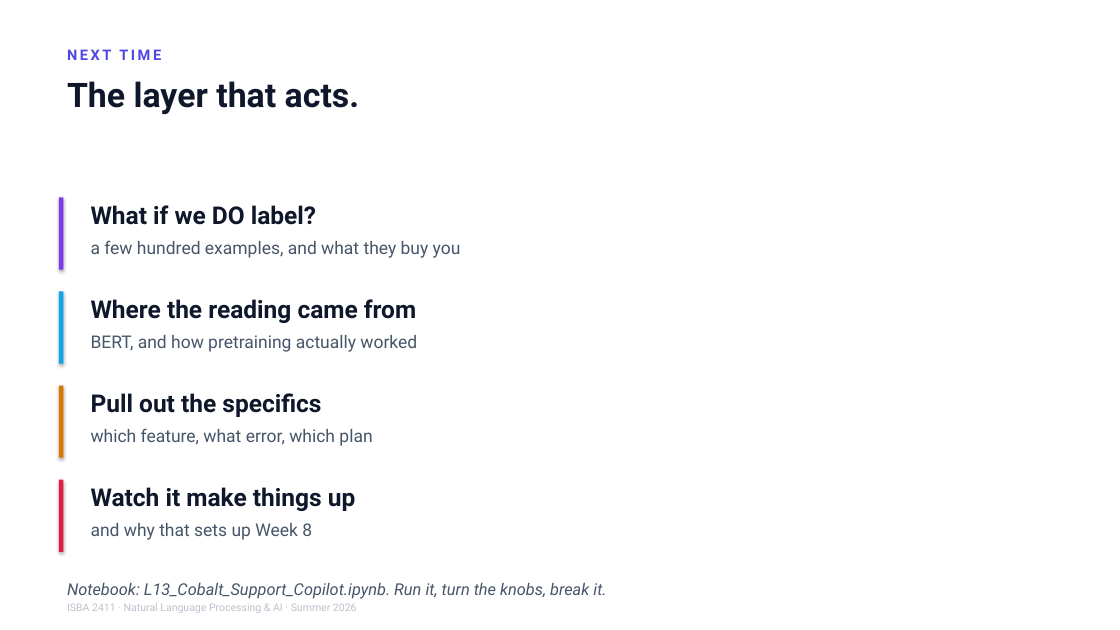
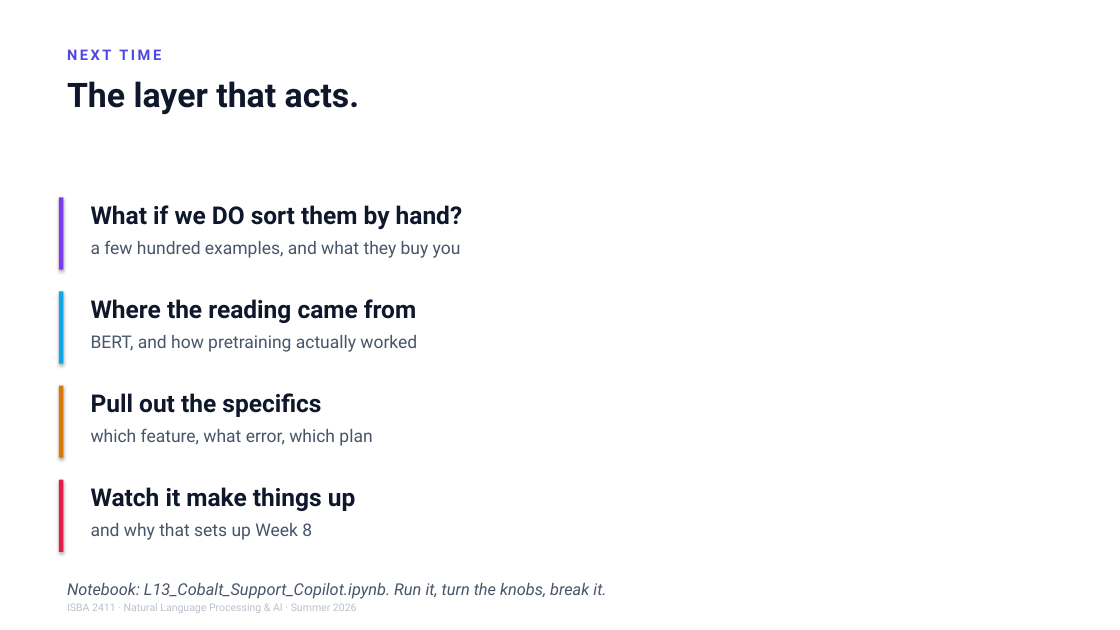
Before and after one commit to JulesMalin/isba2411-nlp, a slide deck: slide 25 of Week 7/L13_Support_Copilot.pptx. Drawn at 1120x630 pixels with LibreOffice and Linux fonts; fonts in the diff are those of the drawing. Boxes give left, top, right and bottom in pixels: in the first picture for what was removed or moved away, otherwise in the second. Text is boxed around its words. In the diff, an @@ line names an element or a change of style, - is before the commit and + after.

```diff
--- a/Week 7/L13_Support_Copilot.pptx
+++ b/Week 7/L13_Support_Copilot.pptx
@@ text at (91, 205, 463, 230): text changed @@
-What if we DO label?
+What if we DO sort them by hand?
```
Also in this commit, not shown: 5 other slides changed.
